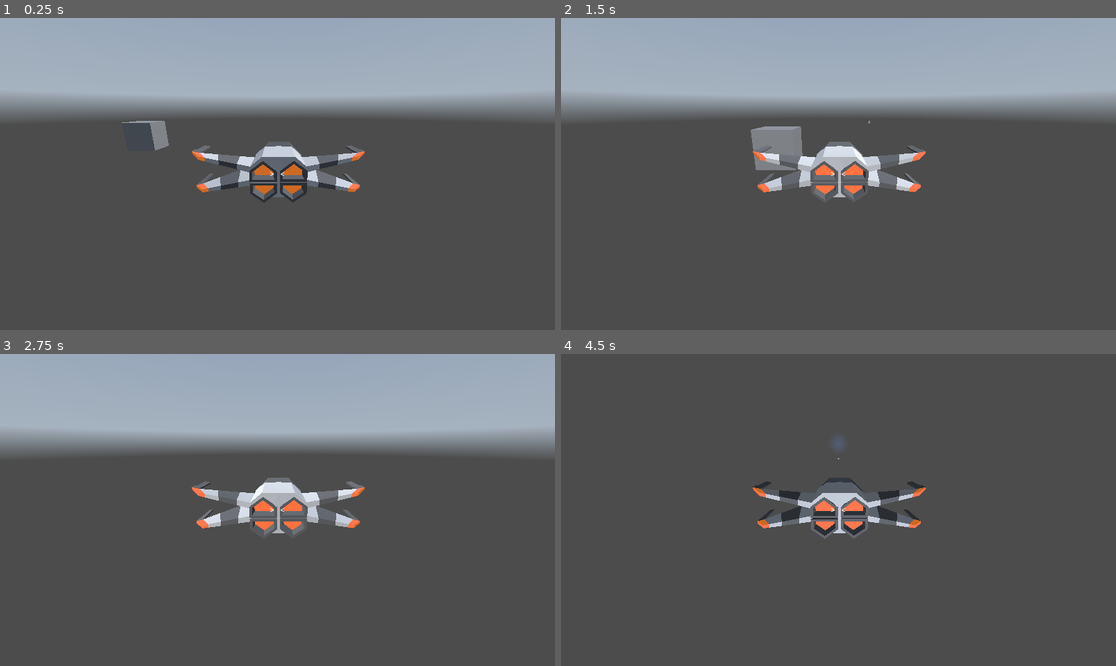
Above: before the commit, frames 1-4 (two rows, left to right).
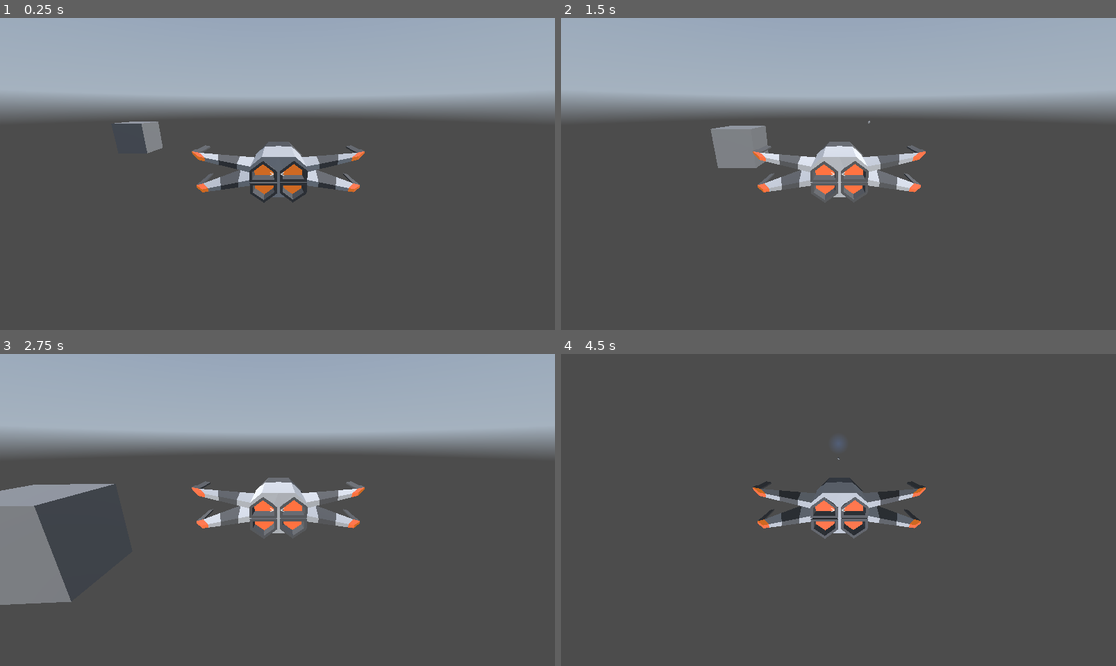
Above: after the commit, the same moments.

Repository: matousposp08/SpaceGame
Game: Godot game, scene res://scenes/world.tscn
Two runs of this game, one before a commit and one after it. Both use one fixed random seed, a clock stepped at 60 frames per second and the inputs below. A sky picture missing from this copy of the repository is replaced by a grey-blue gradient.
Inputs:
- Up to frame 1 (0.25 s): no input
- Up to frame 2 (1.5 s): tap Enter (ui_accept) at 0.5, 0.77 s; hold Right (ui_right) 0.53-1.28 s; hold Shift (boost) 0.53-1.28 s; hold X (brake, bound only after the commit) from 1.28 s (still down); tap Space (shoot) at 1.35 s
- Up to frame 3 (2.75 s): tap Enter (ui_accept) at 1.52 s; release X (brake, bound only after the commit) at 2.03 s; hold Right (ui_right) from 2.03 s (still down); hold Shift (boost) from 2.03 s (still down)
- Up to frame 4 (4.5 s): release Right (ui_right) at 2.78 s; release Shift (boost) at 2.78 s; hold Up (ui_up) 2.78-3.53 s; tap Space (shoot) at 2.85, 4.35 s; tap Enter (ui_accept) at 3.02, 3.77 s; hold Shift (boost) 3.53-4.28 s; hold Left (ui_left) from 3.53 s (still down)

The runs differ from the first frame. In frame 1, 0.3% of the frame differs, in the area x 20-31%, y 32-44%; in frame 2, 1.6%; in frame 3, 3.8%, in the area x 0-21%, y 41-81%; in frame 4, less than 0.1%.

Commit message:
player: add brake functionality

Diff:
--- a/Dogfights/project.godot
+++ b/Dogfights/project.godot
@@ -34,3 +34,8 @@
 "events": [Object(InputEventKey,"resource_local_to_scene":false,"resource_name":"","device":-1,"window_id":0,"alt_press …(182 unchanged characters)…
 ]
 }
+brake={
+"deadzone": 0.5,
+"events": [Object(InputEventKey,"resource_local_to_scene":false,"resource_name":"","device":-1,"window_id":0,"alt_pressed":false,"shift_pressed":false,"ctrl_pressed":false,"meta_pressed":false,"pressed":false,"keycode":0,"physical_keycode":88,"key_label":0,"unicode":120,"echo":false,"script":null)
+]
+}
--- a/Dogfights/scenes/laser.tscn
+++ b/Dogfights/scenes/laser.tscn
@@ -7,6 +7,7 @@
 [sub_resource type="BoxShape3D" id="BoxShape3D_ohbds"]
 
 [node name="laser" type="Node3D"]
+transform = Transform3D(5, 0, 0, 0, 5, 0, 0, 0, 5, 0, 0, 0)
 script = ExtResource("1_haix8")
 
 [node name="Area3D" type="Area3D" parent="."]
--- a/Dogfights/scripts/plane.gd
+++ b/Dogfights/scripts/plane.gd
@@ -28,8 +28,11 @@
 	#var direction = (transform.basis * Vector3(input_dir.x, input_dir.y, 0)).normalized()
 	if (Input.is_action_pressed("boost")) :
 		SPEED = -8
+	elif Input.is_action_pressed("brake"):
+		SPEED = -2
 	else :
-		SPEED = -3
+		SPEED = -5
+
 
 	if input_dir.x < 0:
 		xvel -= 0.1
